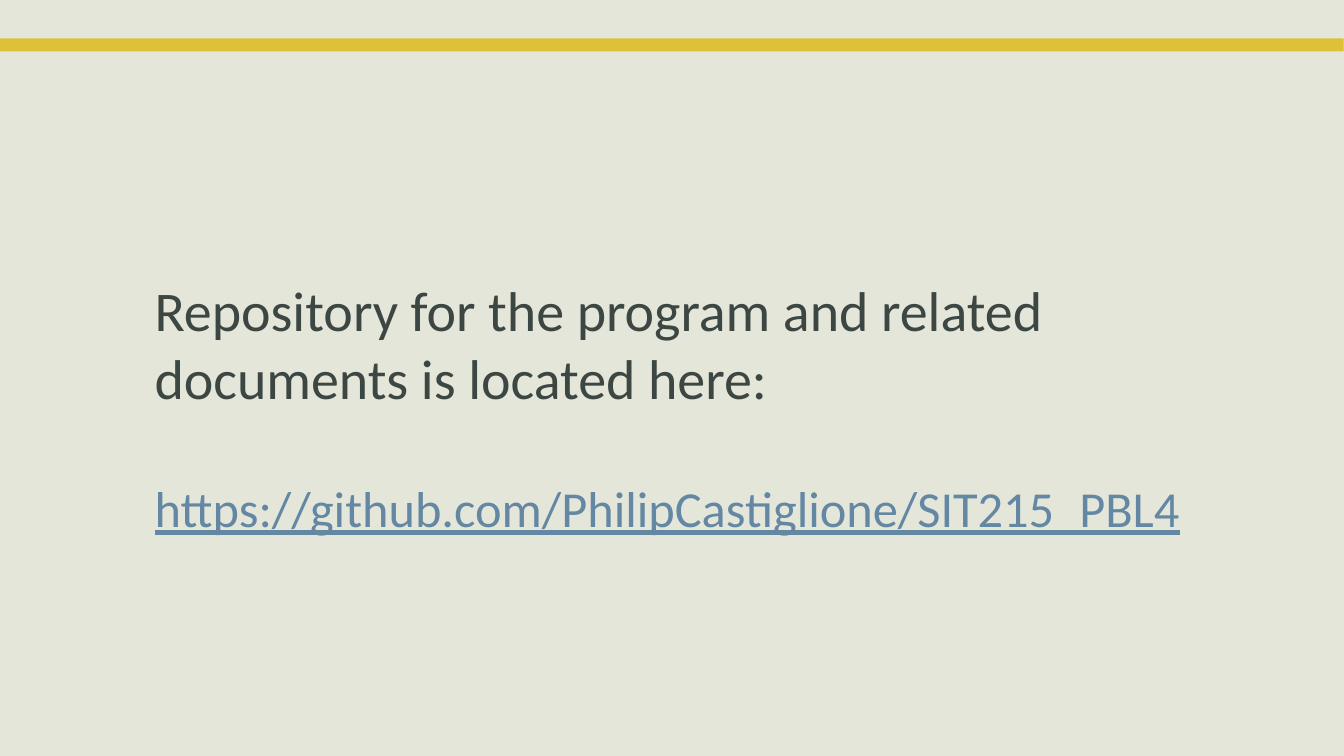
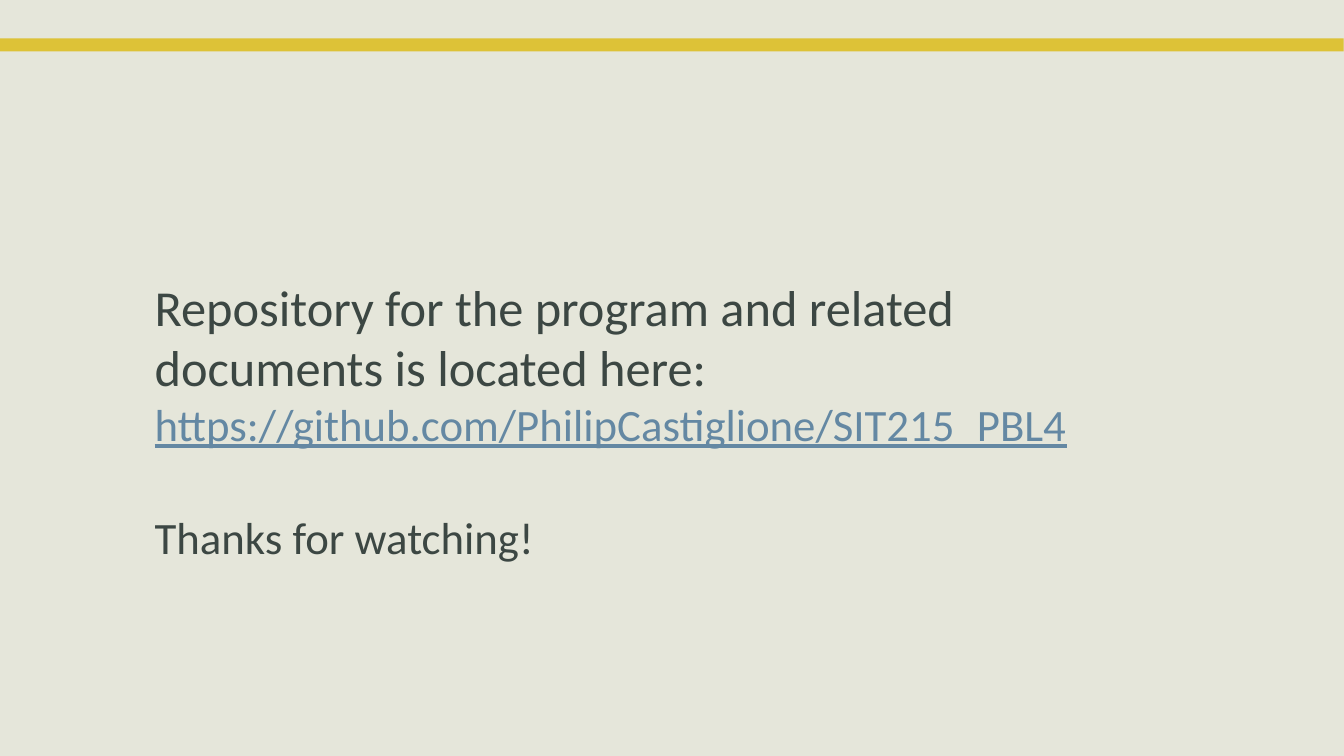
Before and after one commit to PhilipCastiglione/SIT215_PBL4, a slide deck: slide 13 of PST4 Genetic Algorithms.pptx (slide 10 before the commit). Drawn at 1344x756 pixels with LibreOffice and Linux fonts; fonts in the diff are those of the drawing; background and template pictures are left out. Boxes give left, top, right and bottom in pixels: in the first picture for what was removed or moved away, otherwise in the second. Text is boxed around its words. In the diff, an @@ line names an element or a change of style, - is before the commit and + after.

```diff
--- a/PST4 Genetic Algorithms.pptx
+++ b/PST4 Genetic Algorithms.pptx
@@ text at (x1=155, y1=291, x2=1066, y2=449): size 40 to 36 pt in "Repository for the program and related documents ..."; size 36 to 32 pt in "https://github.com/PhilipCastiglione/SIT215_PBL4" @@
@@ text at (x1=155, y1=523, x2=534, y2=562): paragraph added @@
+Thanks for watching!
```
Also in this commit, not shown: 6 other slides changed, 4 slides added, 1 slide removed.
